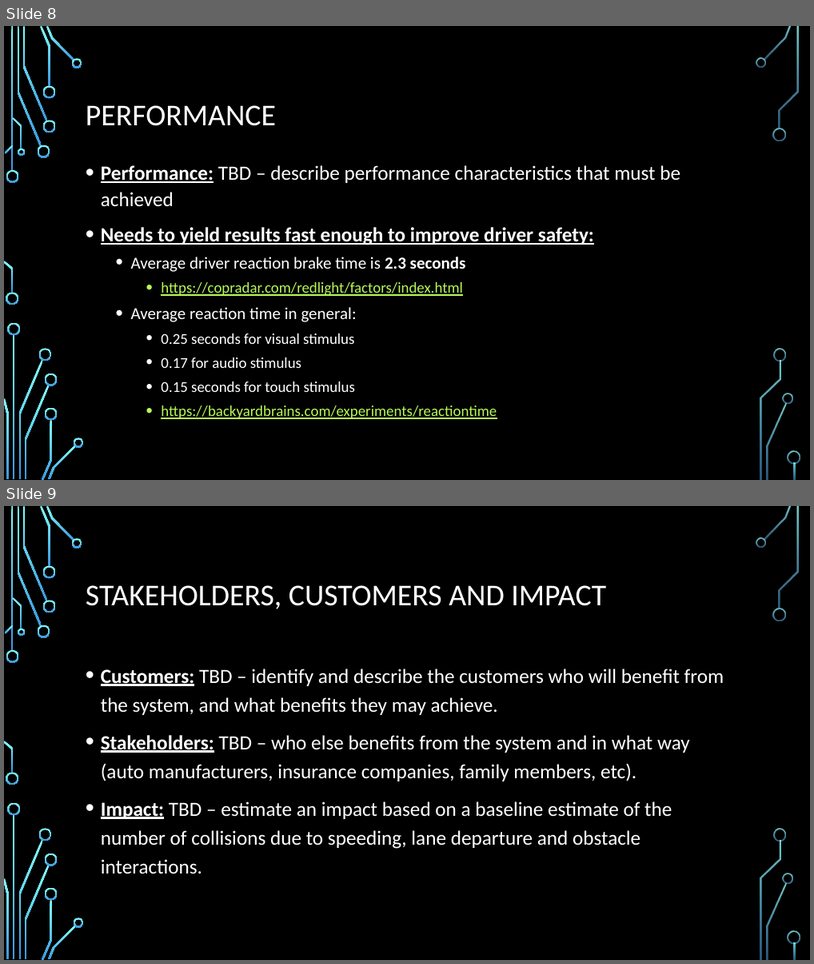
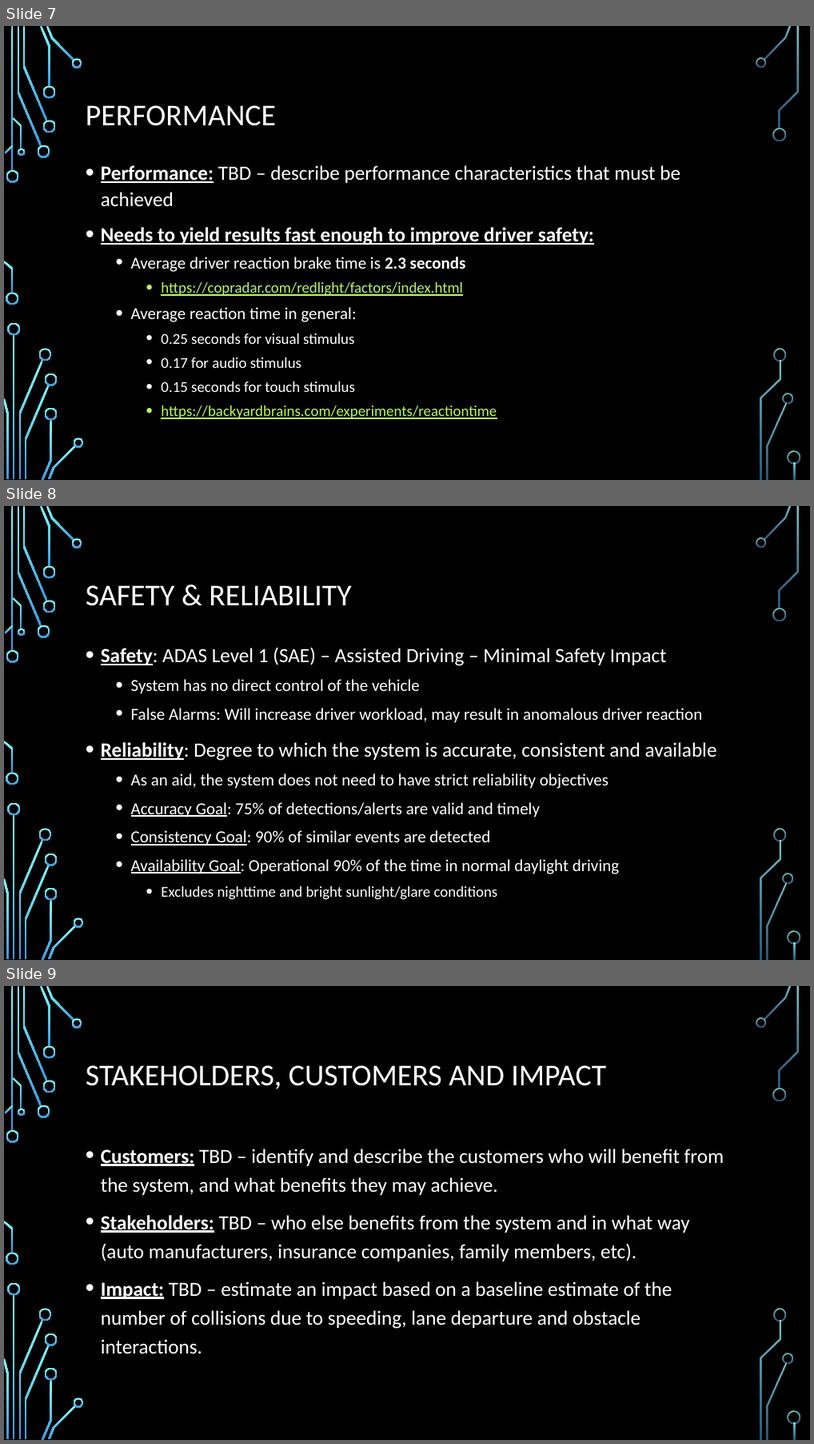
Before and after one commit to Scarabyte/SSW690-Project, a slide deck: docs/Presentations/Computer Vision Driving Aids Project Overview.pptx. Shown one above the other, each under a label of ours: slides 8 and 9 before the commit, slides 7, 8 and 9 after it. The pictures are 814x964 and 814x1444 pixels, drawn with LibreOffice and Linux fonts; fonts in the diff are those of the drawing; background and template pictures are left out. Boxes give left, top, right and bottom in pixels: in the first picture for what was removed or moved away, otherwise in the second. Text is boxed around its words. In the diff, an @@ line names an element or a change of style, - is before the commit and + after.

Commit message:
Added system diagram, safety & reliability
Also made some minor changes - included Android as an alternate platform. Added our team name and (hopefully) funny graphic as a conclusion. Completed #2, #6 and #7 tasks.

```diff
--- a/docs/Presentations/Computer Vision Driving Aids Project Overview.pptx
+++ b/docs/Presentations/Computer Vision Driving Aids Project Overview.pptx
@@ slide 8 added at (4, 506, 810, 960), background picture (left out); not listed: 36 template elements that a slide beside it also shows @@
@@ title added at (86, 585, 351, 606), 36 pt, text #FFFFFF @@
+SAFETY & RELIABILITY
@@ text added at (101, 647, 718, 900), 20 pt, text #FFFFFF @@
+• Safety: ADAS Level 1 (SAE) – Assisted Driving – Minimal Safety Impact
+  • System has no direct control of the vehicle
+  • False Alarms: Will increase driver workload, may result in anomalous driver reaction
+• Reliability: Degree to which the system is accurate, consistent and available
+  • As an aid, the system does not need to have strict reliability objectives
+  • Accuracy Goal: 75% of detections/alerts are valid and timely
+  • Consistency Goal: 90% of similar events are detected
+  • Availability Goal: Operational 90% of the time in normal daylight driving
+    • Excludes nighttime and bright sunlight/glare conditions
@@ what was slide 8 is now slide 7 @@
```
Also in this commit, not shown: 4 slides changed, 1 other slide added, 1 slide removed.
